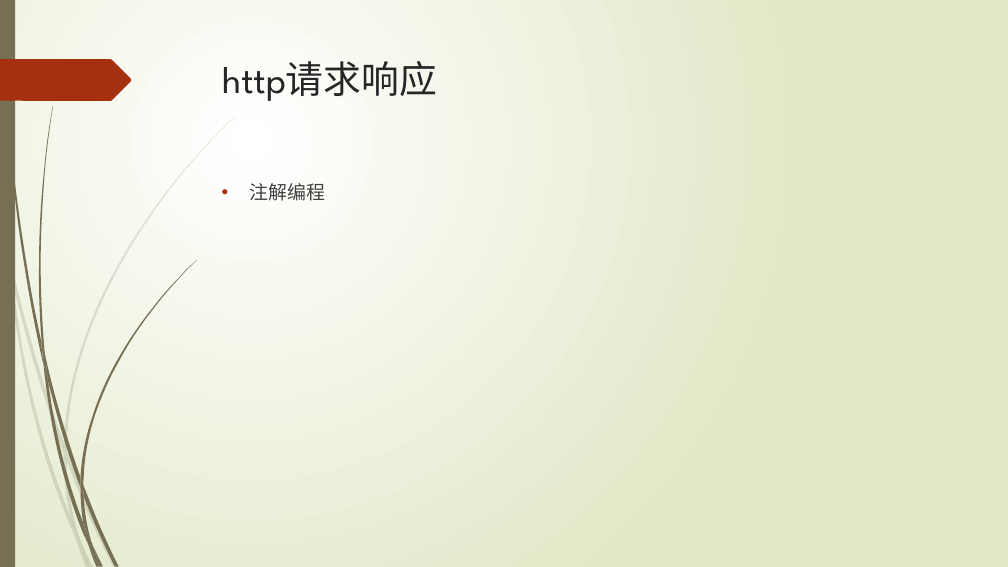
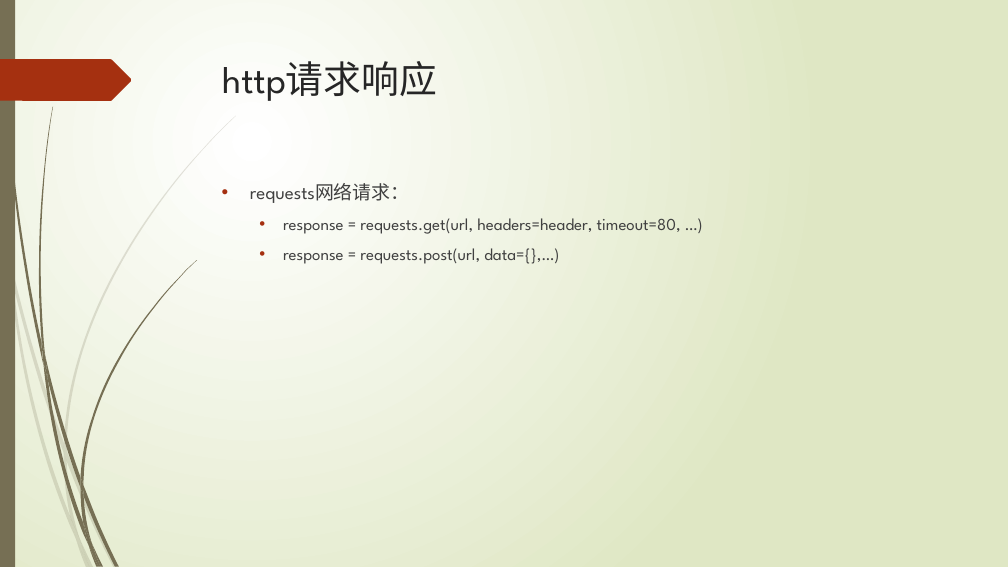
Before and after one commit to lspgithublxh/document, a slide deck: slide 47 of 编程语言/python/Python基础入门知识分享.pptx (slide 48 before the commit). Drawn at 1008x567 pixels with LibreOffice and Linux fonts; fonts in the diff are those of the drawing. Boxes give left, top, right and bottom in pixels: in the first picture for what was removed or moved away, otherwise in the second. Text is boxed around its words. In the diff, an @@ line names an element or a change of style, - is before the commit and + after.

```diff
--- a/编程语言/python/Python基础入门知识分享.pptx
+++ b/编程语言/python/Python基础入门知识分享.pptx
@@ text at box(250, 183, 681, 264): text changed; size 18 to 16 pt @@
-• 注解编程
+• requests网络请求：
+  • response = requests.get(url, headers=header, timeout=80, …)
+  • response = requests.post(url, data={},…)
```
Also in this commit, not shown: 8 other slides changed, 1 slide added, 1 slide removed, 2 other files.
